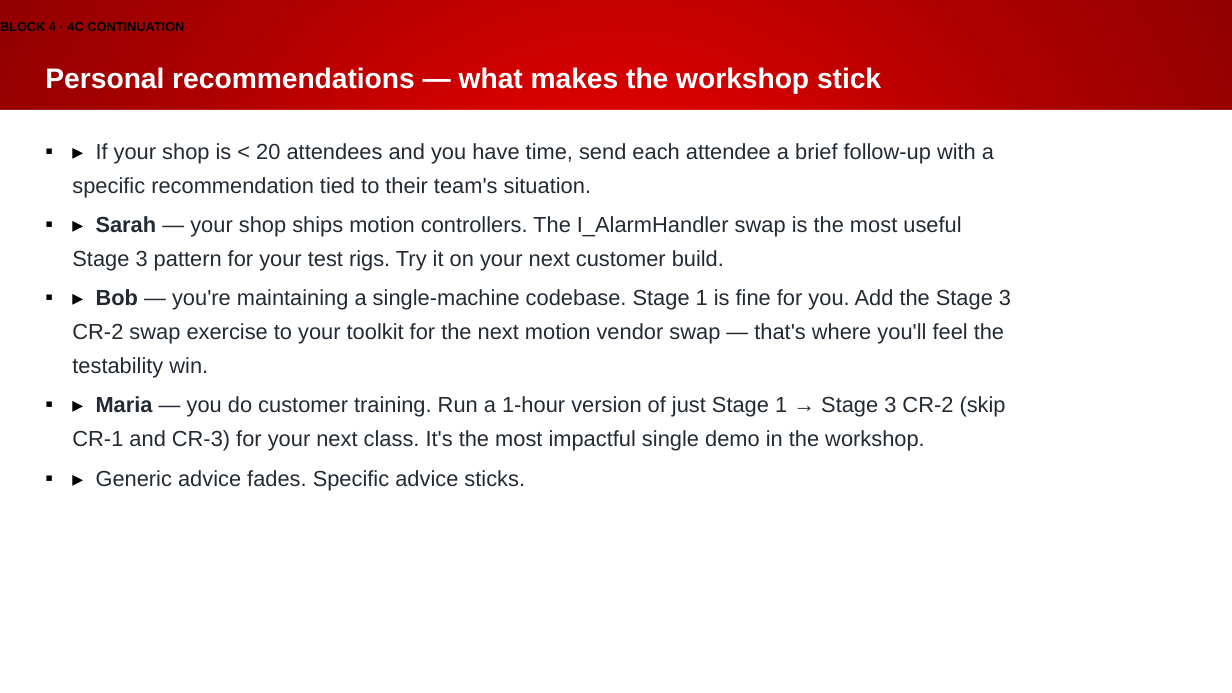
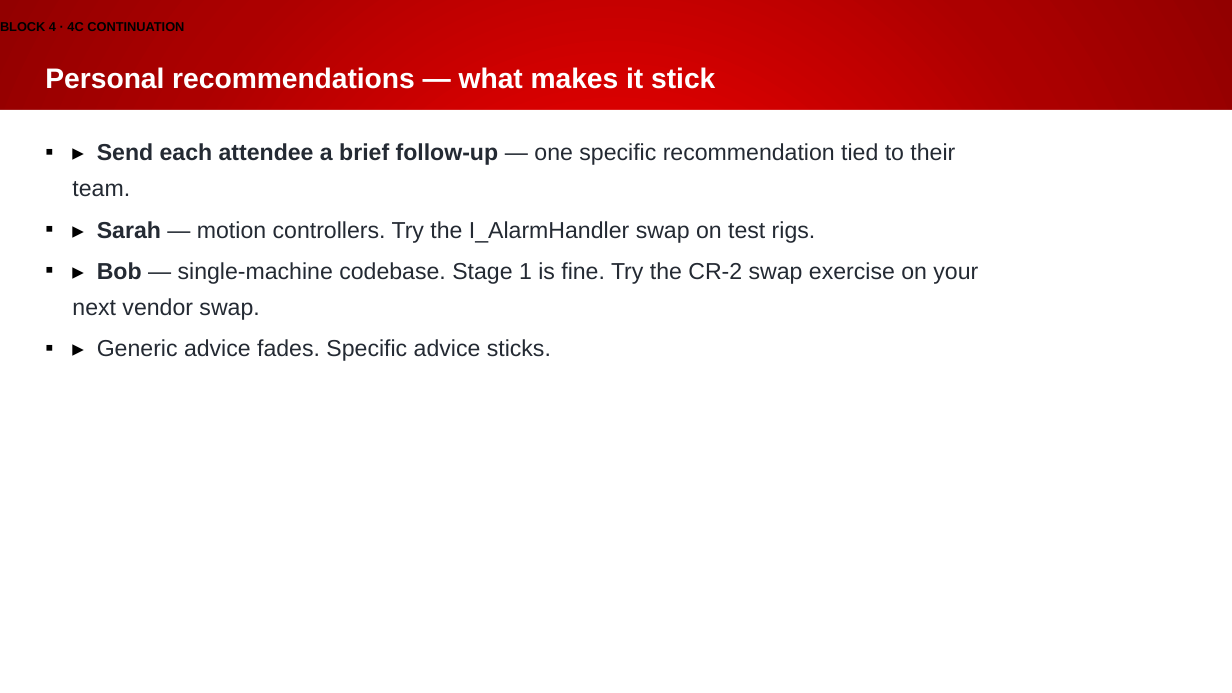
Before and after one commit to Beckhoff-USA-Community/Procedural_To_SOLID, a slide deck: slide 62 of presentation/NEM2026_workshop.pptx. Drawn at 1232x693 pixels with LibreOffice and Linux fonts; fonts in the diff are those of the drawing; background and template pictures are left out. Boxes give left, top, right and bottom in pixels: in the first picture for what was removed or moved away, otherwise in the second. Text is boxed around its words. In the diff, an @@ line names an element or a change of style, - is before the commit and + after.

```diff
--- a/presentation/NEM2026_workshop.pptx
+++ b/presentation/NEM2026_workshop.pptx
@@ title at bbox=[45, 67, 715, 89]: text changed @@
-Personal recommendations — what makes the workshop stick
+Personal recommendations — what makes it stick
@@ text at bbox=[72, 143, 978, 320]: text changed; size 17 to 18 pt @@
-▪ ▸ If your shop is < 20 attendees and you have time, send each attendee a brief follow-up with a specific recommendation tied to their team's situation.
-▪ ▸ Sarah — your shop ships motion controllers. The I_AlarmHandler swap is the most useful Stage 3 pattern for your test rigs. Try it on your next customer build.
-▪ ▸ Bob — you're maintaining a single-machine codebase. Stage 1 is fine for you. Add the Stage 3 CR-2 swap exercise to your toolkit for the next motion vendor swap — that's where you'll feel the testability win.
-▪ ▸ Maria — you do customer training. Run a 1-hour version of just Stage 1 → Stage 3 CR-2 (skip CR-1 and CR-3) for your next class. It's the most impactful single demo in the workshop.
+▪ ▸ Send each attendee a brief follow-up — one specific recommendation tied to their team.
+▪ ▸ Sarah — motion controllers. Try the I_AlarmHandler swap on test rigs.
+▪ ▸ Bob — single-machine codebase. Stage 1 is fine. Try the CR-2 swap exercise on your next vendor swap.
@@ text at bbox=[97, 339, 551, 361]: size 17 to 18 pt in "▸ Generic advice fades. Specific advice sticks." @@
```
Also in this commit, not shown: 64 other slides changed, 1 other file.
